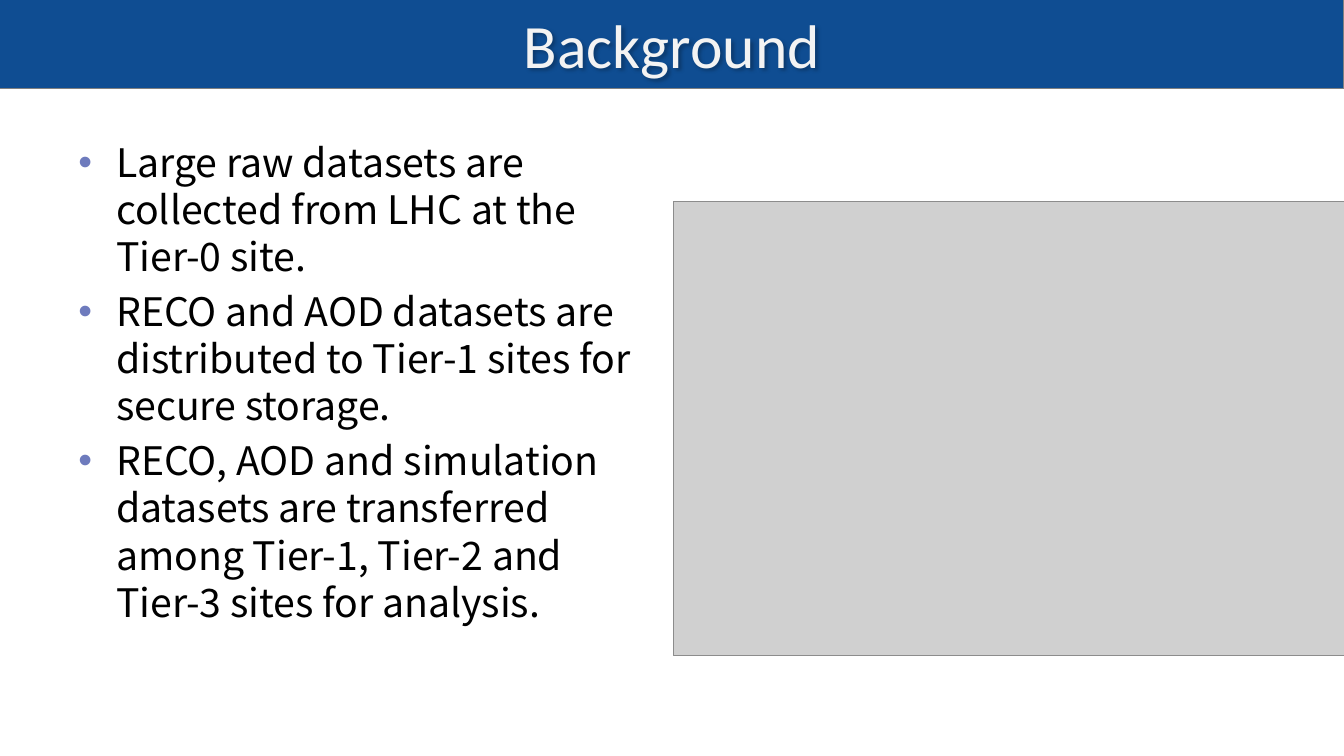
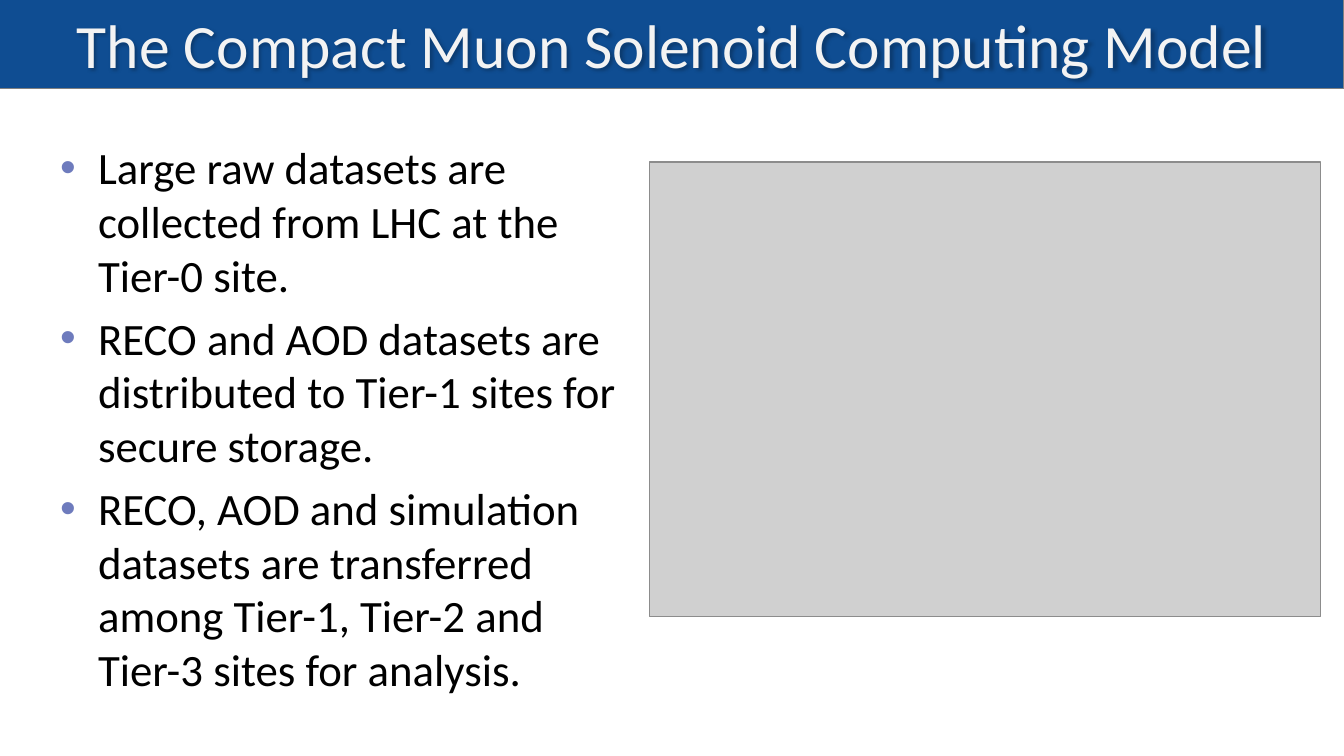
Before and after one commit to snlab/sc16, a slide deck: slide 2 of slides/cms-demo-v3.pptx (slide 3 before the commit). Drawn at 1344x756 pixels with LibreOffice and Linux fonts; fonts in the diff are those of the drawing; grey boxes stand for pictures. Boxes give left, top, right and bottom in pixels: in the first picture for what was removed or moved away, otherwise in the second. Text is boxed around its words. In the diff, an @@ line names an element or a change of style, - is before the commit and + after.

```diff
--- a/slides/cms-demo-v3.pptx
+++ b/slides/cms-demo-v3.pptx
@@ title at (77, 25, 1266, 79): text changed @@
-Background
+The Compact Muon Solenoid Computing Model
@@ text "Large raw datasets are collected ...": place and size @@
-text "Large raw datasets are collected ..." at (116, 145, 630, 626)
+text "Large raw datasets are collected ..." at (98, 153, 615, 694)
@@ text "Large raw datasets are collected ..." at (98, 153, 615, 694): size 28 to 32 pt, font Noto Sans CJK SC to Calibri @@
@@ picture: place and size @@
-picture at (674, 202, 1344, 656)
+picture at (649, 162, 1321, 617)
```
Also in this commit, not shown: 5 other slides changed, 5 slides added, 1 slide removed, 2 other files.
